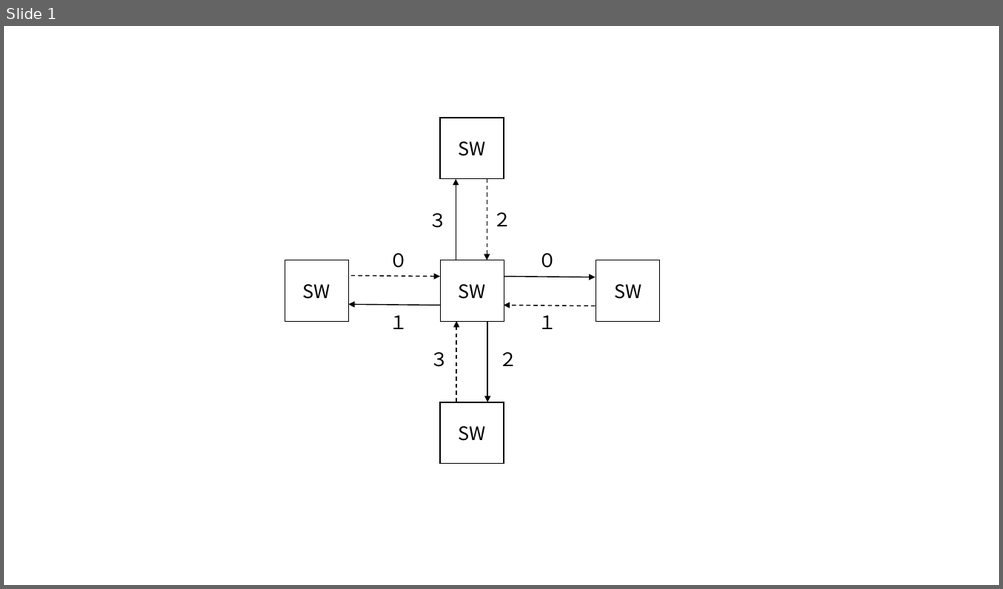
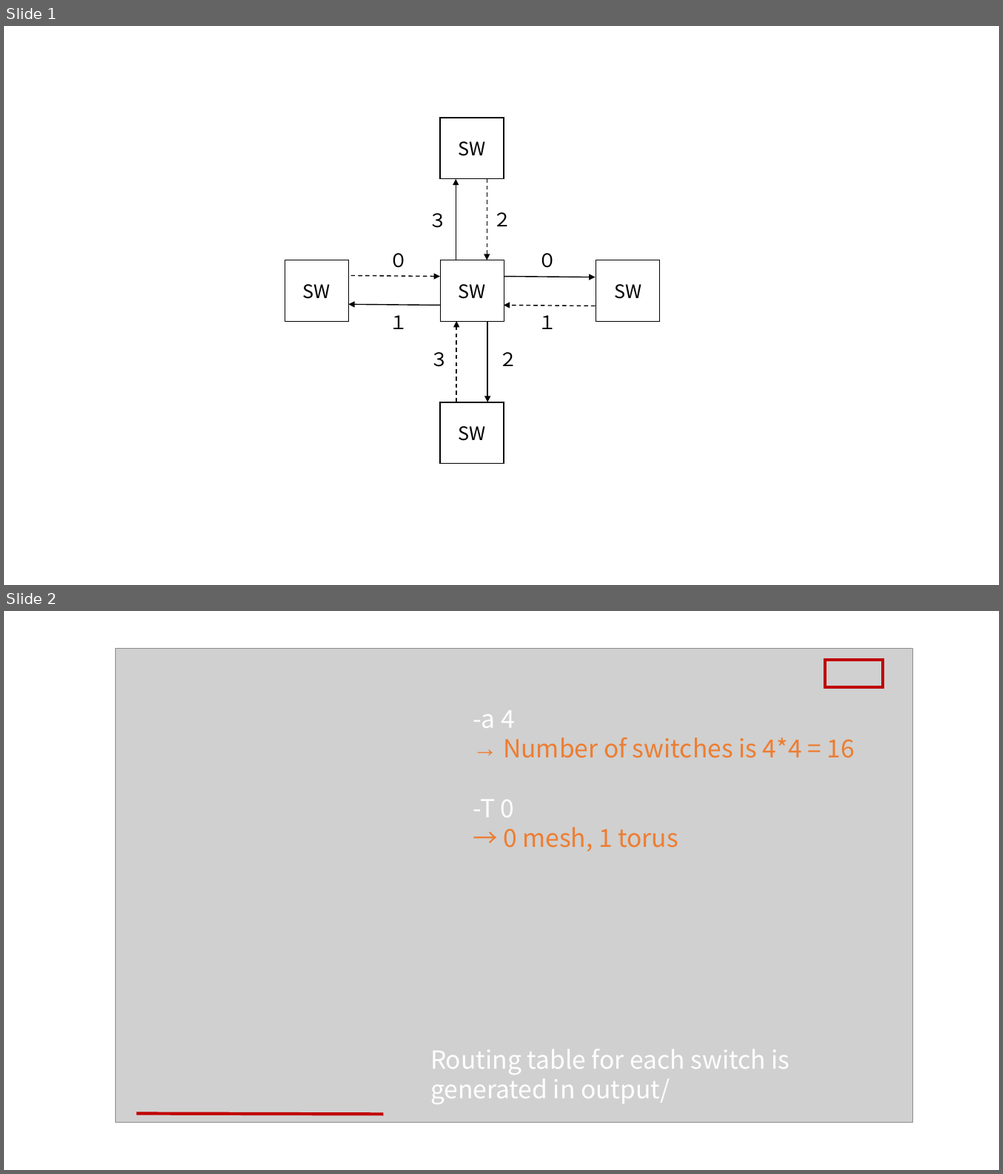
Before and after one commit to KoibuchiLab/circuit-switch-table, a slide deck: fig/sw.pptx. Shown one above the other, each under a label of ours: slide 1 before the commit, slides 1 and 2 after it. The pictures are 1003x589 and 1003x1174 pixels, drawn with LibreOffice and Linux fonts; fonts in the diff are those of the drawing; grey boxes stand for pictures. Boxes give left, top, right and bottom in pixels: in the first picture for what was removed or moved away, otherwise in the second. Text is boxed around its words. In the diff, an @@ line names an element or a change of style, - is before the commit and + after.

```diff
--- a/fig/sw.pptx
+++ b/fig/sw.pptx
@@ slide 2 added at box(4, 611, 999, 1170), background #FFFFFF @@
@@ picture added at box(115, 648, 913, 1123) @@
@@ rectangle added at box(825, 661, 883, 688), outline #C00000 3 pt @@
@@ text added at box(472, 710, 854, 851), 24 pt, text #ED7D31 @@
+-a 4
+→ Number of switches is 4*4 = 16
+-T 0
+→ 0 mesh, 1 torus
@@ text added at box(430, 1049, 790, 1105), 24 pt, text #FFFFFF @@
+Routing table for each switch is generated in output/
@@ line added from (136, 1114) to (383, 1115), #C00000 3 pt @@
```
Also in this commit, not shown: 2 other slides added, 18 other files.
